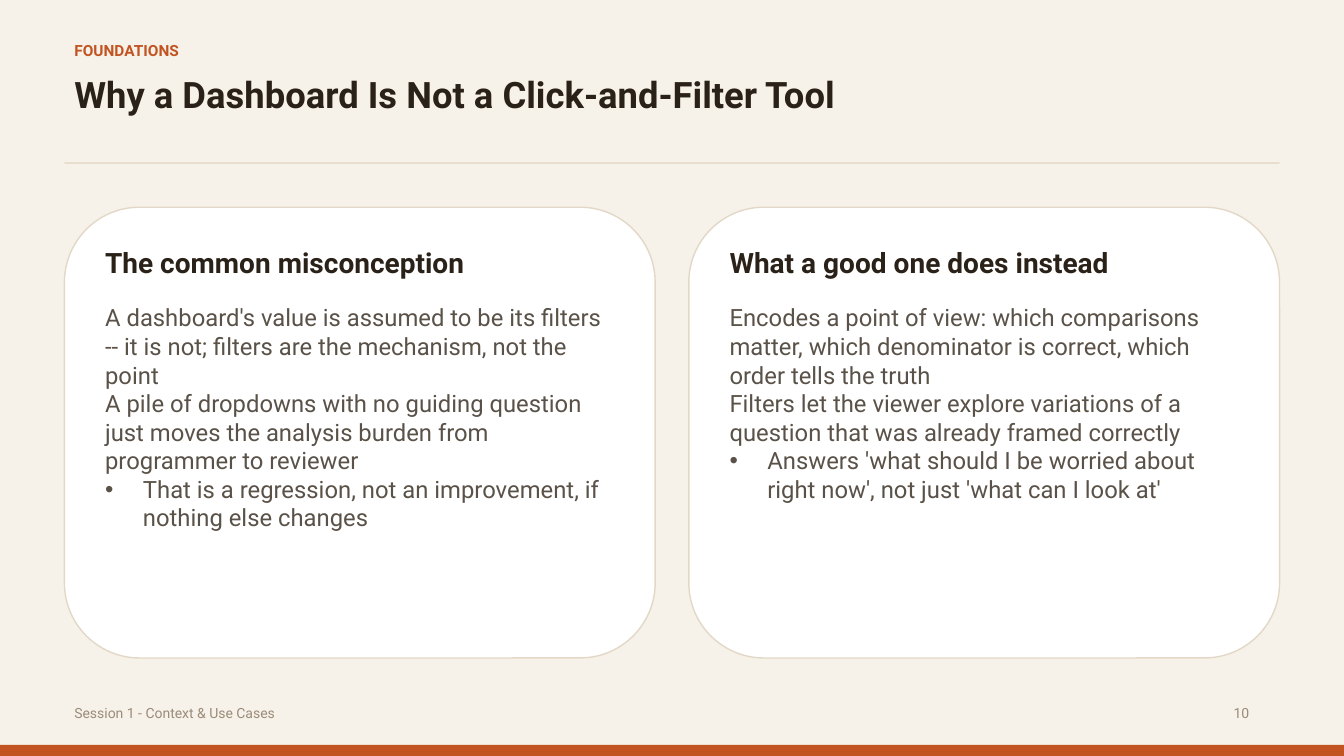
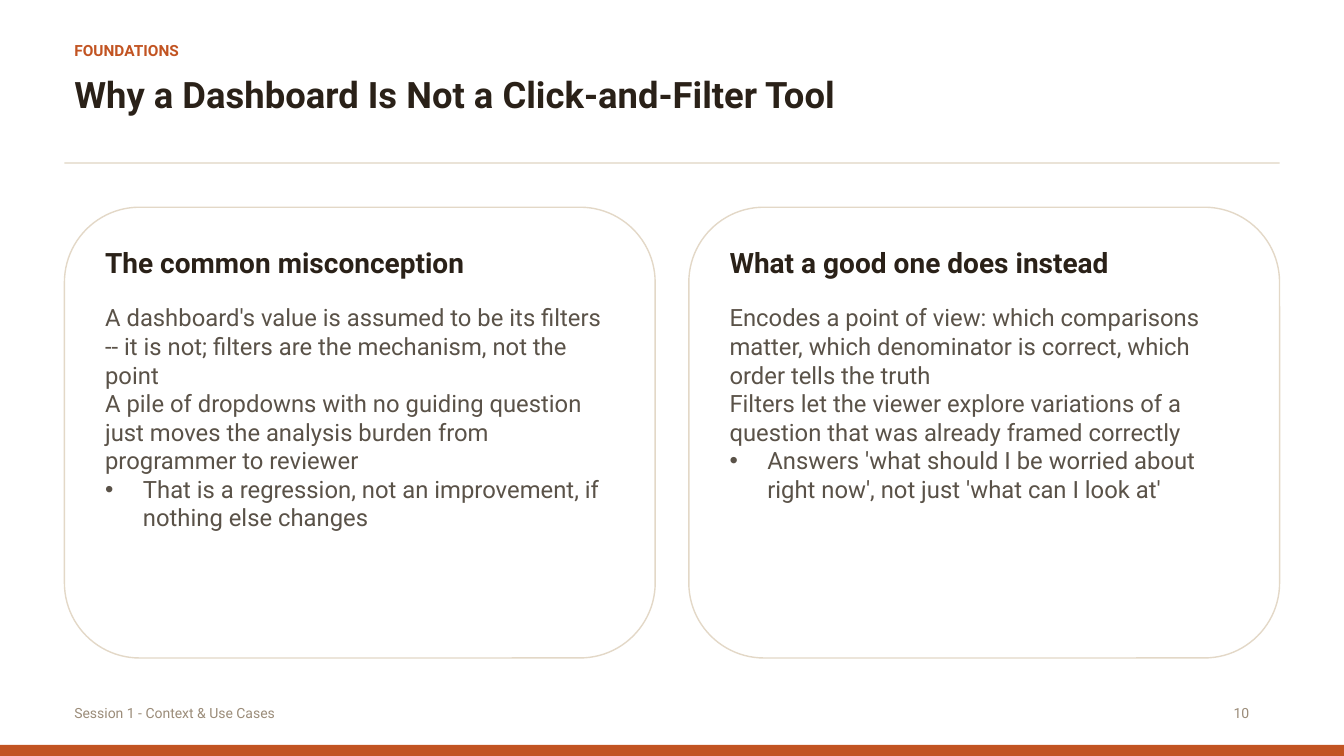
Before and after one commit to itsmdivakaran/IASCT-RShiny-Workshop, a slide deck: slide 10 of IASCT_Shiny_Workshop.pptx (slide 9 before the commit). Drawn at 1344x756 pixels with LibreOffice and Linux fonts; fonts in the diff are those of the drawing. Boxes give left, top, right and bottom in pixels: in the first picture for what was removed or moved away, otherwise in the second. Text is boxed around its words. In the diff, an @@ line names an element or a change of style, - is before the commit and + after.

```diff
--- a/IASCT_Shiny_Workshop.pptx
+++ b/IASCT_Shiny_Workshop.pptx
@@ background #F6F1E9 to #FFFFFF @@
```
Also in this commit, not shown: 105 other slides changed, 21 slides added, 1 other file.
